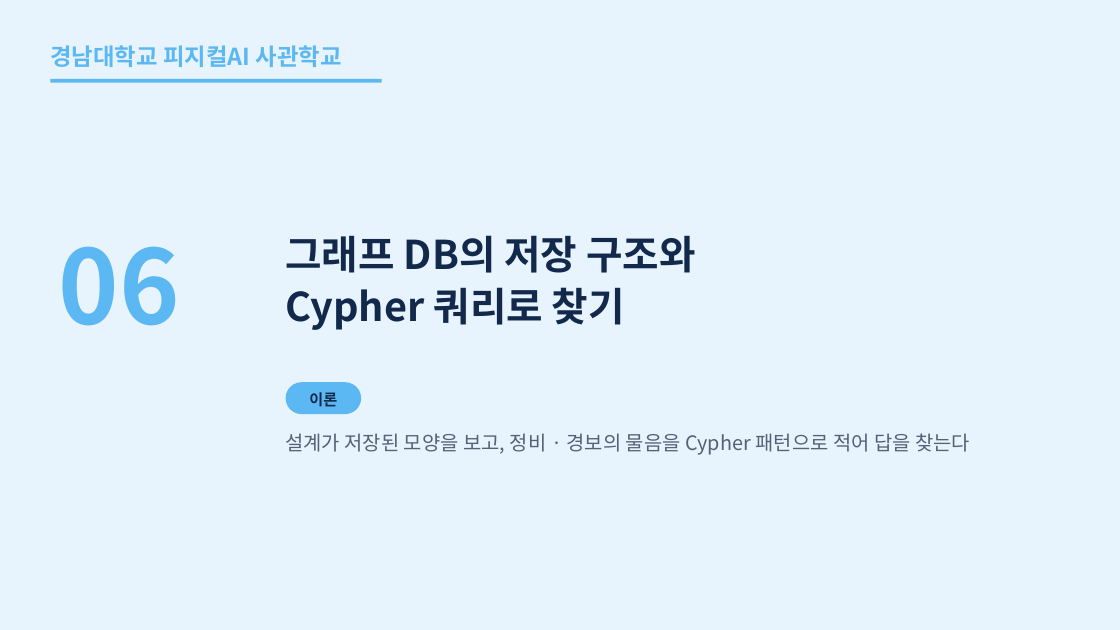
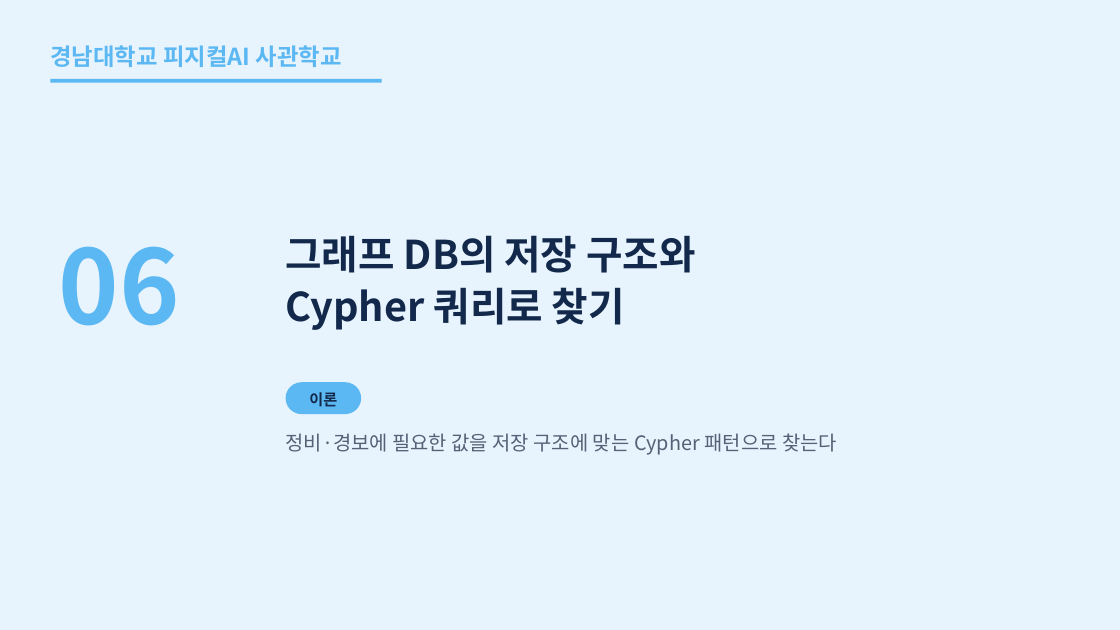
Before and after one commit to uengine-oss/hyd-iot-edu, a slide deck: slide 41 of workspace/강의제작/산출물/실전반/이론/02회차/실전반_02일차.pptx. Drawn at 1120x630 pixels with LibreOffice and Linux fonts; fonts in the diff are those of the drawing. Boxes give left, top, right and bottom in pixels: in the first picture for what was removed or moved away, otherwise in the second. Text is boxed around its words. In the diff, an @@ line names an element or a change of style, - is before the commit and + after.

```diff
--- a/workspace/강의제작/산출물/실전반/이론/02회차/실전반_02일차.pptx
+++ b/workspace/강의제작/산출물/실전반/이론/02회차/실전반_02일차.pptx
@@ text at [285, 433, 837, 455]: text changed @@
-설계가 저장된 모양을 보고, 정비 · 경보의 물음을 Cypher 패턴으로 적어 답을 찾는다
+정비·경보에 필요한 값을 저장 구조에 맞는 Cypher 패턴으로 찾는다
```
Also in this commit, not shown: 10 other slides changed, 13 other files.
